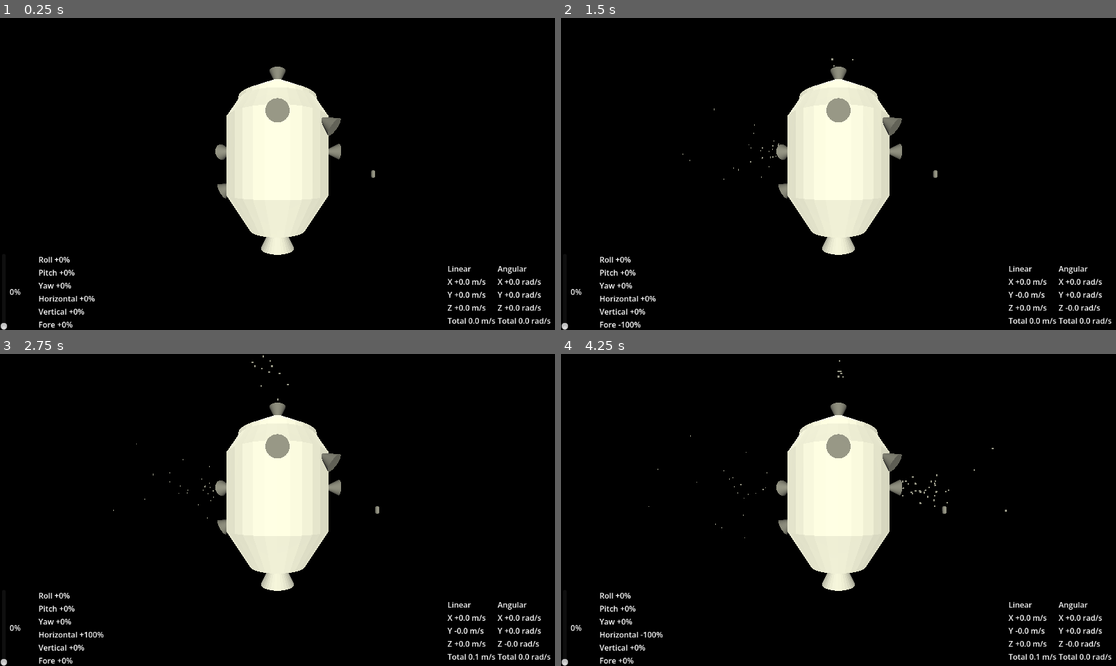
Above: before the commit, frames 1-4 (two rows, left to right).
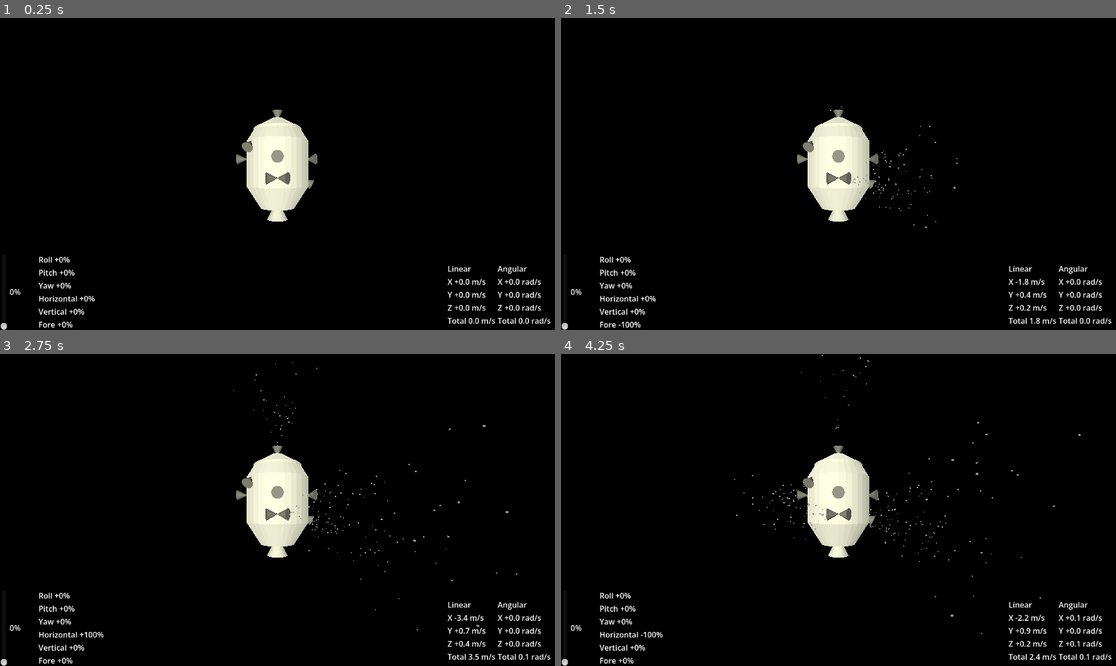
Above: after the commit, the same moments.

Repository: Carth501/anti-manual-spaceship-operation
Game: Godot game, scene res://scenes/space.tscn
Two runs of this game, one before a commit and one after it. Both use one fixed random seed, a clock stepped at 60 frames per second and the inputs below.
Inputs:
- Up to frame 1 (0.25 s): no input
- Up to frame 2 (1.5 s): tap Enter at 0.5 s; hold L (Lateral_Right) 0.53-1.28 s; hold O (Lateral_Back) from 1.28 s (still down)
- Up to frame 3 (2.75 s): release O (Lateral_Back) at 2.03 s; hold L (Lateral_Right) from 2.03 s (still down)
- Up to frame 4 (4.25 s): release L (Lateral_Right) at 2.78 s; hold Ctrl (Decrease_Main_Thruster) 2.78-3.53 s; hold J (Lateral_Left) from 3.53 s (still down)

The runs differ from the first frame. In frame 1, 6.6% of the frame differs, in the area x 38-68%, y 15-76%; in frame 2, 7.0%; in frame 3, 7.1%; in frame 4, 7.3%, in the area x 15-98%, y 0-98%.

Commit message:
Add additional thruster points and update transform properties in miracle and space scenes

Diff:
--- a/scenes/miracle.tscn
+++ b/scenes/miracle.tscn
@@ -42,7 +42,7 @@
 
 [node name="ThrustController" type="Node3D" parent="." unique_id=1653808799]
 script = ExtResource("1_gftn0")
-thruster_paths = Array[NodePath]([NodePath("ThrusterPoint"), …(99 unchanged characters)… sterPoint5"), NodePath("ThrusterPoint6")])
+thruster_paths = Array[NodePath]([NodePath("ThrusterPoint"), …(99 unchanged characters)… sterPoint5"), NodePath("ThrusterPoint6"), NodePath("ThrusterPoint7"), NodePath("ThrusterPoint8"), NodePath("ThrusterPoint9"), NodePath("ThrusterPoint10"), NodePath("ThrusterPoint11"), NodePath("ThrusterPoint12"), NodePath("ThrusterPoint13")])
 
 [node name="ThrusterPoint" parent="ThrustController" unique_id=1175108193 instance=ExtResource("3_3qc6s")]
 transform = Transform3D(1, 0, 0, 0, 1, 0, 0, 0, 1, 0, -3.3015192, 0)
@@ -178,6 +178,22 @@
 transform = Transform3D(0.46811494, 0.8836676, -3.8626336e-08, -0.8836676, 0.46811494, 2.3249433e-08, 3.8626336e-08, 2.3249434e-08, 1, -2.8981466, -0.79854655, -1.09408404e-07)
 max_force = 2000.0
 
+[node name="ThrusterPoint10" parent="ThrustController" unique_id=1529153269 instance=ExtResource("3_3qc6s")]
+transform = Transform3D(0.019821085, -0.97218007, 0.2333945, 0.9997922, 0.020384058, 4.1613156e-08, -0.004757568, 0.23334602, 0.9723821, 0.4403156, -0.35054198, -3.1437259)
+max_force = 2000.0
+
+[node name="ThrusterPoint11" parent="ThrustController" unique_id=1632324137 instance=ExtResource("3_3qc6s")]
+transform = Transform3D(-0.018070681, 0.8863267, 0.462708, 0.99979234, 0.020384071, -3.9233342e-08, -0.009431908, 0.4626119, -0.88651085, -0.41430867, -0.35054198, -3.1437259)
+max_force = 2000.0
+
+[node name="ThrusterPoint12" parent="ThrustController" unique_id=395868154 instance=ExtResource("3_3qc6s")]
+transform = Transform3D(0.019821087, -0.9721802, 0.23339455, -0.96038043, 0.04639266, 0.27480423, -0.277987, -0.22959448, -0.93274313, 0.4403156, -0.35054168, 3.213592)
+max_force = 2000.0
+
+[node name="ThrusterPoint13" parent="ThrustController" unique_id=1105060289 instance=ExtResource("3_3qc6s")]
+transform = Transform3D(-0.018070683, 0.8863267, 0.46270803, -0.9617014, 0.11118532, -0.2505362, -0.2735032, -0.44951436, 0.8503723, -0.41430867, -0.35054168, 3.213592)
+max_force = 2000.0
+
 [node name="ControlInterface" type="Node" parent="." unique_id=492666651 node_paths=PackedStringArray("ship")]
 script = ExtResource("5_1j0ab")
 ship = NodePath("..")
--- a/scenes/space.tscn
+++ b/scenes/space.tscn
@@ -4,14 +4,20 @@
 [ext_resource type="PackedScene" uid="uid://dxf01xcb5ghcy" path="res://scenes/user_interface.tscn" id="2_7q4ap"]
 
 [sub_resource type="CapsuleMesh" id="CapsuleMesh_rysn1"]
+radius = 100.0
+height = 1000.0
+
+[sub_resource type="SphereMesh" id="SphereMesh_c6rj5"]
+radius = 2000.0
+height = 4000.0
 
 [node name="Node3D" type="Node3D" unique_id=2040746514]
 
 [node name="Miracle" parent="." unique_id=1293576428 instance=ExtResource("1_rysn1")]
-transform = Transform3D(1, 0, 0, 0, 1, 0, 0, 0, 1, -1.365961, 0, -2.7939286)
+transform = Transform3D(-0.99423176, 0, -0.10725324, 0, 1, 0, 0.10725324, 0, -0.99423176, -1.365961, 0, -2.7939286)
 
 [node name="Camera3D" type="Camera3D" parent="Miracle" unique_id=1018083168]
-transform = Transform3D(1, 0, 0, 0, 1, 0, 0, 0, 1, 0, 0, 12.230465)
+transform = Transform3D(-1, 0, -8.742278e-08, 0, 1, 0, 8.742278e-08, 0, -1, 0, 0, -20)
 
 [node name="UserInterface" parent="." unique_id=889957040 node_paths=PackedStringArray("ship") instance=ExtResource("2_7q4ap")]
 ship = NodePath("../Miracle")
@@ -31,6 +37,10 @@
 transform = Transform3D(-0.22372392, -0.63952994, 0.73549247, -0.56049633, 0.70177656, 0.43972003, -0.79736537, -0.31386518, -0.51545835, 0, 0, 0)
 light_energy = 0.05
 
-[node name="MeshInstance3D" type="MeshInstance3D" parent="." unique_id=1953258648]
-transform = Transform3D(1, 0, 0, 0, 1, 0, 0, 0, 1, 22.446865, 0, -41.18352)
+[node name="Capsule" type="MeshInstance3D" parent="." unique_id=1953258648]
+transform = Transform3D(1, 0, 0, 0, 1, 0, 0, 0, 1, -1490.586, 957.6142, -239.623)
 mesh = SubResource("CapsuleMesh_rysn1")
+
+[node name="Sphere" type="MeshInstance3D" parent="." unique_id=163874298]
+transform = Transform3D(1, 0, 0, 0, 1, 0, 0, 0, 1, 3495.5718, 6.4831543, -4.875122)
+mesh = SubResource("SphereMesh_c6rj5")
